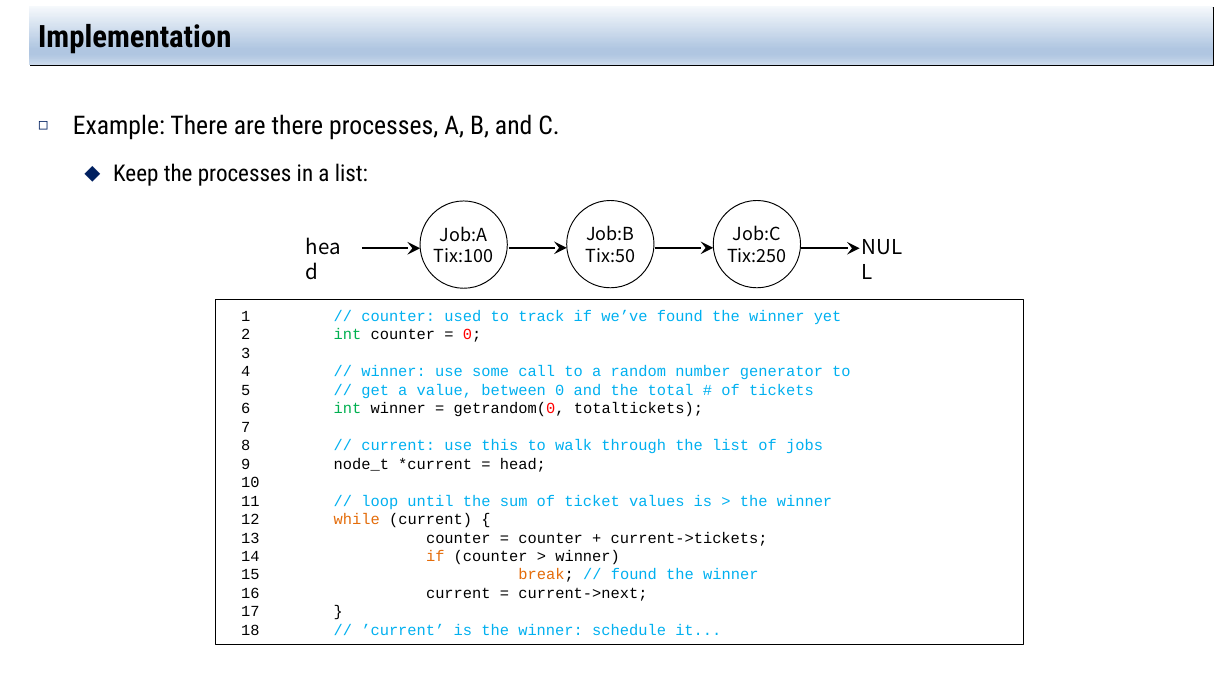
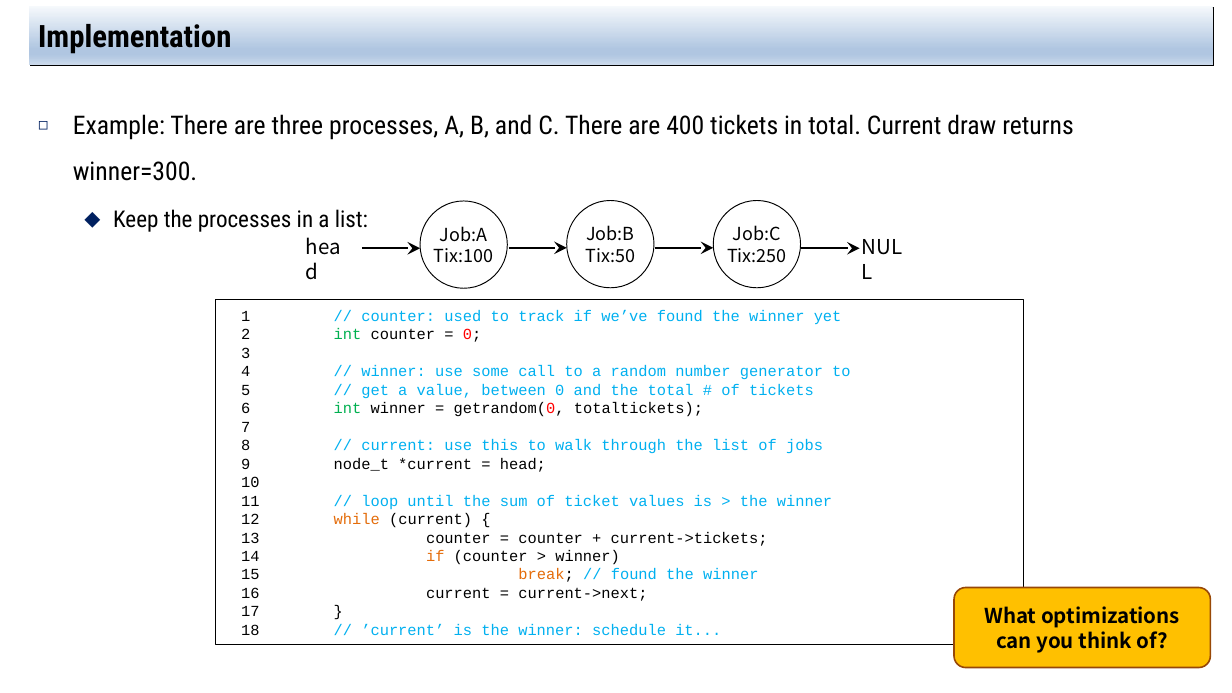
Before and after one commit to jachermocilla/extra-course-materials, a slide deck: slide 11 of cmsc125/ostep/slides/01.Virtualization/09.Scheduling_Proportional_Share.pptx (slide 10 before the commit). Drawn at 1232x693 pixels with LibreOffice and Linux fonts; fonts in the diff are those of the drawing. Boxes give left, top, right and bottom in pixels: in the first picture for what was removed or moved away, otherwise in the second. Text is boxed around its words. In the diff, an @@ line names an element or a change of style, - is before the commit and + after.

```diff
--- a/cmsc125/ostep/slides/01.Virtualization/09.Scheduling_Proportional_Share.pptx
+++ b/cmsc125/ostep/slides/01.Virtualization/09.Scheduling_Proportional_Share.pptx
@@ text at bbox=[73, 114, 1074, 181]: text changed @@
-◻ Example: There are there processes, A, B, and C.
+◻ Example: There are three processes, A, B, and C. There are 400 tickets in total. Current draw returns winner=300.
@@ rounded rectangle added at bbox=[955, 588, 1211, 668], fill #FFC000, outline #984807 1.25 pt, 16 pt, text #000000, bold @@
+What optimizations can you think of?
```
Also in this commit, not shown: 8 other slides changed, 9 slides added.
